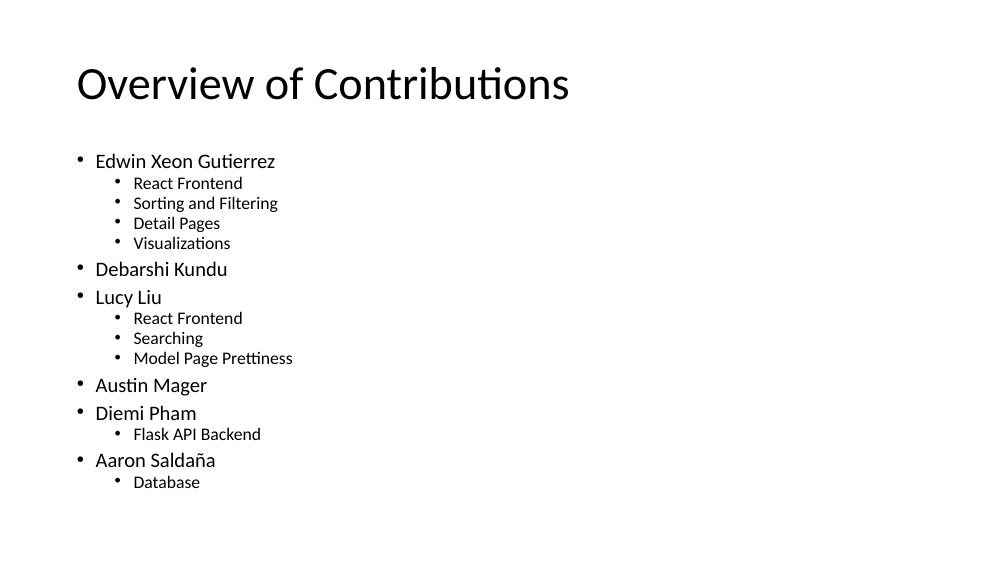
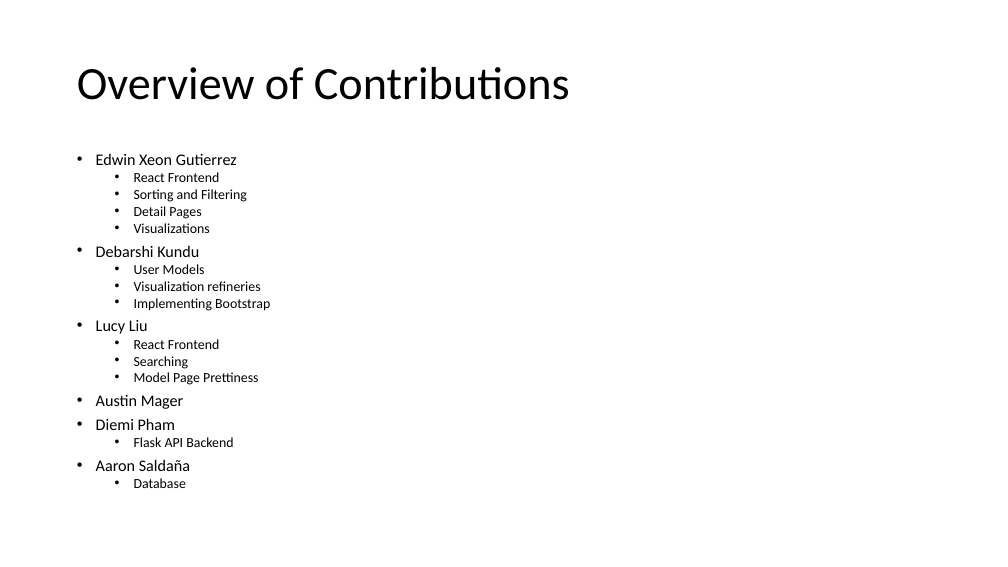
Before and after one commit to pdiemi/mibrary, a slide deck: slide 2 of Mibrary.pptx. Drawn at 1008x567 pixels with LibreOffice and Linux fonts; fonts in the diff are those of the drawing. Boxes give left, top, right and bottom in pixels: in the first picture for what was removed or moved away, otherwise in the second. Text is boxed around its words. In the diff, an @@ line names an element or a change of style, - is before the commit and + after.

Commit message:
Updates to Powerpoint

```diff
--- a/Mibrary.pptx
+++ b/Mibrary.pptx
@@ text at [96,153,259,488]: size 19.6 to 15.4 pt in "Edwin Xeon Gutierrez", "Debarshi Kundu", "Lucy Liu", "Austin Mager" and 2 more places; size 16.8 to 13.2 pt in "React Frontend", "Sorting and Filtering", "Detail Pages", "Visualizations" and 5 more places @@
@@ text at [134,264,270,311]: paragraphs added @@
+  • User Models
+  • Visualization refineries
+  • Implementing Bootstrap
```
Also in this commit, not shown: 2 other files.
